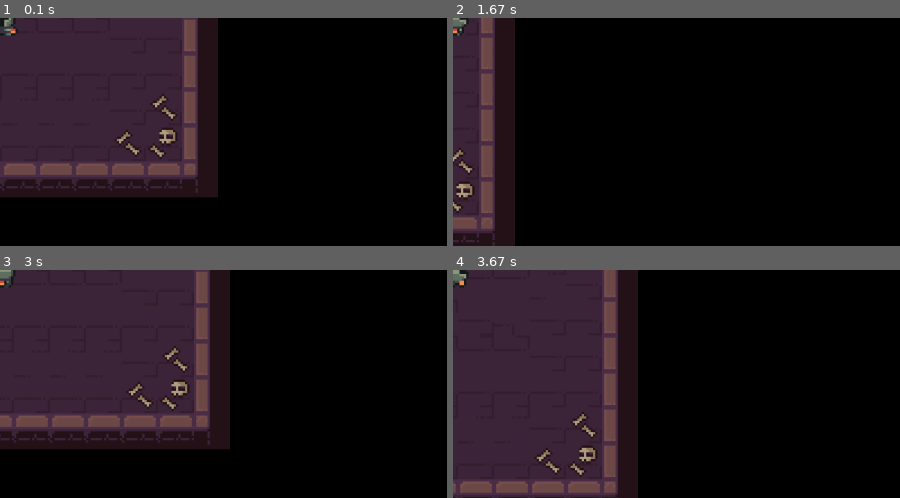
Above: before the commit, frames 1-4 (two rows, left to right).
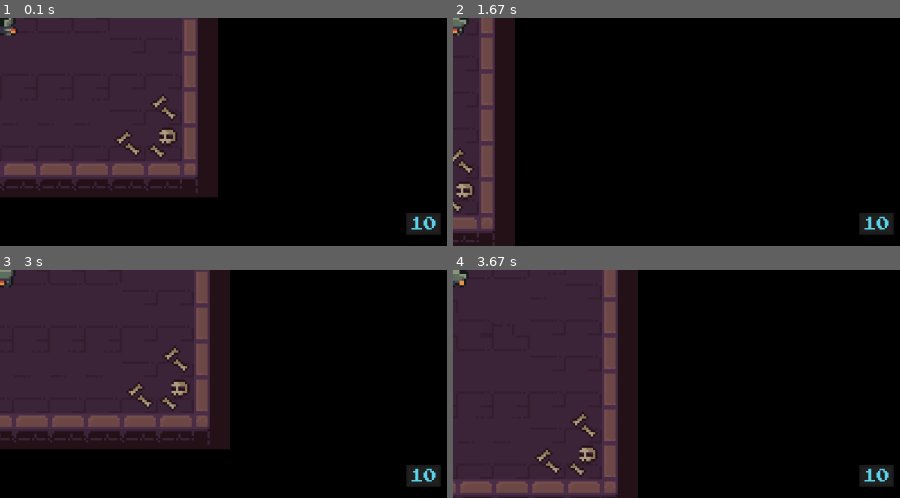
Above: after the commit, the same moments.

Repository: insper-classroom/devlife-23-1-projeto-pygame-luigi_ribolla
Game: pygame game, started from jogo.py
Two runs of this game, one before a commit and one after it. Both use one fixed random seed, a clock stepped at 60 frames per second and the inputs below.
Inputs:
- Up to frame 1 (0.1 s): no input
- Up to frame 2 (1.67 s): hold D 0.33-0.8 s; hold W 0.83-1.13 s; hold D 1.17-1.63 s
- Up to frame 3 (3 s): hold A 1.67-2.2 s; hold S 2.23-2.53 s; hold A 2.57-2.97 s
- Up to frame 4 (3.67 s): hold W 3-3.37 s; hold D from 3.4 s (still down)
The pictures show only the part of the screen within x 50-100%, y 50-100%; the shares and areas given below are measured in that part.

The runs differ from the first frame. In frame 1, 0.7% of the frame differs, in the area x 91-99%, y 85-95%; in frame 2, 0.7%; in frame 3, 0.7%; in frame 4, 0.7%.

Commit message:
Ataque do monstro setado e xp funcionando

Diff:
--- a/constantes.py
+++ b/constantes.py
@@ -10,14 +10,14 @@
 largura_vida = 200
 largura_energia = 140
 tamanho_item = 80
-dados_fonte = 'docs/site/static/style/Cabin_Sketch.ttf'
+dados_fonte = 'docs/site/static/style/PressStart2P-Regular.ttf'
 tamanho_fonte = 18
 
 # Cores Gerais
 cor_agua = '#71ddee'
 cor_fundo = '#222222'
 cor_borda = (30,30,30)
-cor_texto = (255,255,255)
+cor_texto = (95,211,236)
 
 # Cores Dados
 cor_vida = '#E03635'
--- a/dados.py
+++ b/dados.py
@@ -42,15 +42,15 @@
         pg.draw.rect(self.display_surface,cor,rect_atual)
         pg.draw.rect(self.display_surface,cor_borda,rect_fundo,3)
 
-    # def mostrar_xp(self,xp):
-    #     texto_sup = self.font.render(str(int(xp)),False,cor_texto)
-    #     x = self.display_surface.get_size()[0] - 20
-    #     y = self.display_surface.get_size()[1] - 20
-    #     texto_rect = texto_sup.get_rect(bottomright = (x,y))
+    def mostrar_xp(self,xp):
+        texto_sup = self.font.render(str(int(xp)),False,cor_texto)
+        x = self.display_surface.get_size()[0] - 20
+        y = self.display_surface.get_size()[1] - 20
+        texto_rect = texto_sup.get_rect(bottomright = (x,y))
 
-    #     pg.draw.rect(self.display_surface,cor_fundo,texto_rect.inflate(10,10))
-    #     self.display_surface.blit(texto_sup,texto_rect)
-    #     pg.draw.rect(self.display_surface,cor_borda,texto_rect.inflate(10,10),3)
+        pg.draw.rect(self.display_surface,cor_fundo,texto_rect.inflate(10,10))
+        self.display_surface.blit(texto_sup,texto_rect)
+        pg.draw.rect(self.display_surface,cor_borda,texto_rect.inflate(10,10),3)
 
     def selecionar(self, esquerda, cima, troca):
         rect_fundo = pg.Rect(esquerda,cima,tamanho_item,tamanho_item)
@@ -79,7 +79,7 @@
         self.mostrar_barra(hunter.vida,hunter.stats['vida'],self.rect_barra_vida,cor_vida)
         self.mostrar_barra(hunter.energia,hunter.stats['energia'],self.rect_barra_energia,cor_energia)
 
-        # self.mostrar_xp(hunter.xp)
+        self.mostrar_xp(hunter.xp)
 
         self.sobrepor_arma(hunter.arma_index,not hunter.pode_trocar_arma)
         self.sobrepor_magia(hunter.magia_index, not hunter.pode_trocar_magia)
--- a/dungeon.py
+++ b/dungeon.py
@@ -21,6 +21,8 @@
 
         #ataque
         self.ataque_atual = None
+        self.sprites_ataque = pg.sprite.Group()
+        self.sprites_atacaveis = pg.sprite.Group()
 
         self.mapa()
 
@@ -66,34 +68,34 @@
                                 Monstros(
                                 'cyclope',
                                 (x,y),
-                                [self.sprites], self.objetos)
+                                [self.sprites,self.sprites_atacaveis], self.objetos)
                         if tipo == "fogo":
                             if coluna == "0":
                                 Monstros(
                                 'fogo',
                                 (x,y),
-                                [self.sprites], self.objetos)
+                                [self.sprites,self.sprites_atacaveis], self.objetos)
                         if tipo == "skull":
                             if coluna == "0":
                                 Monstros(
                                 'skull',
                                 (x,y),
-                                [self.sprites], self.objetos)
+                                [self.sprites,self.sprites_atacaveis], self.objetos)
                         if tipo == "beast":
                             if coluna == "0":
                                 Monstros(
                                 'beast',
                                 (x,y),
-                                [self.sprites], self.objetos)
+                                [self.sprites,self.sprites_atacaveis], self.objetos)
                         if tipo == "boss":
                             if coluna == "0":
                                 Monstros(
                                 'boss',
                                 (x,y),
-                                [self.sprites], self.objetos)
+                                [self.sprites,self.sprites_atacaveis], self.objetos)
 
     def criar_ataque(self):
-        self.ataque_atual = Arma(self.hunter,[self.sprites])
+        self.ataque_atual = Arma(self.hunter,[self.sprites,self.sprites_ataque])
 
     def apagar_ataque(self):
         if self.ataque_atual:
@@ -110,6 +112,10 @@
         self.sprites.monstro_update(self.hunter)
         self.dados.display(self.hunter)
 
+    def logica_ataque_hunter(self):
+        if self.sprites_ataque:
+            for sprite_ataque in self.sprites_ataque:
+                pg.sprite.spritecollide(sprite, group, True)
 
 class Camera(pg.sprite.Group):
     def __init__(self):
--- a/monstros.py
+++ b/monstros.py
@@ -31,6 +31,12 @@
         self.raio_ataque = info["raio_ataque"]
         self.raio_visao = info["raio_visao"]
         self.ataque = info["ataque"]
+
+        # intersação com o player
+        self.pode_atacar = True
+        self.tempo_ataque = None
+        self.ataque_cooldown = 500
+
 
     def graficos(self,tipo):
 
@@ -93,15 +99,21 @@
 
     def AI(self, hunter):
         distancia = self.hunter_pos_dist(hunter)[0]
-        if distancia <= self.raio_ataque:
+        if distancia <= self.raio_ataque and self.pode_atacar:
+            if self.estado != 'ataque':
+                self.index = 0
             self.estado = 'ataque'
-        if distancia <= self.raio_visao:
+            self.pode_atacar = False
+            self.tempo_ataque = pg.time.get_ticks()
+            print('ataque')
+        elif distancia <= self.raio_visao:
             self.estado = 'move'
+        else:
+            self.estado = 'idle'
 
     def acao(self,hunter):
-        if self.estado == 'ataque':
-            print('ataque')
-        elif self.estado == 'move':
+        # if self.estado == 'ataque':
+        if self.estado == 'move':
             self.direcao = self.hunter_pos_dist(hunter)[1]
         else:
             self.direcao = pg.math.Vector2()
@@ -111,22 +123,32 @@
 
         self.index += self.vel_frame
         if self.index >= len(animacao):
+            if self.estado == 'ataque':
+                self.pode_atacar = False
+                print('False')
             self.index = 0
 
         image = animacao[int(self.index)]
         if self.nome == 'boss':
             self.image = pg.transform.scale(image, (320, 288))
         elif self.nome == 'fogo':
-            self.image = pg.transform.scale(image, (32,32))
+            self.image = pg.transform.scale(image, (35,35))
         elif self.nome == 'skull':
             self.image = pg.transform.scale(image, (40,40))
         else:
             self.image = pg.transform.scale(image, (TAMANHO_TILE, TAMANHO_TILE))
         self.rect = self.image.get_rect(center = self.hitbox.center)
 
+    def cooldown(self):
+        if not self.pode_atacar:
+            tempo_atual = pg.time.get_ticks()
+            if tempo_atual - self.tempo_ataque >= self.ataque_cooldown:
+                self.pode_atacar = True
+
     def update(self):
         self.move(self.vel)
         self.animacao()
+        self.cooldown()
 
     def monstro_update(self, hunter):
         self.AI(hunter)
Binary file added: docs/site/static/style/PressStart2P-Regular.ttf
Not shown, added: docs/site/static/style/Press_Start_2P.zip
